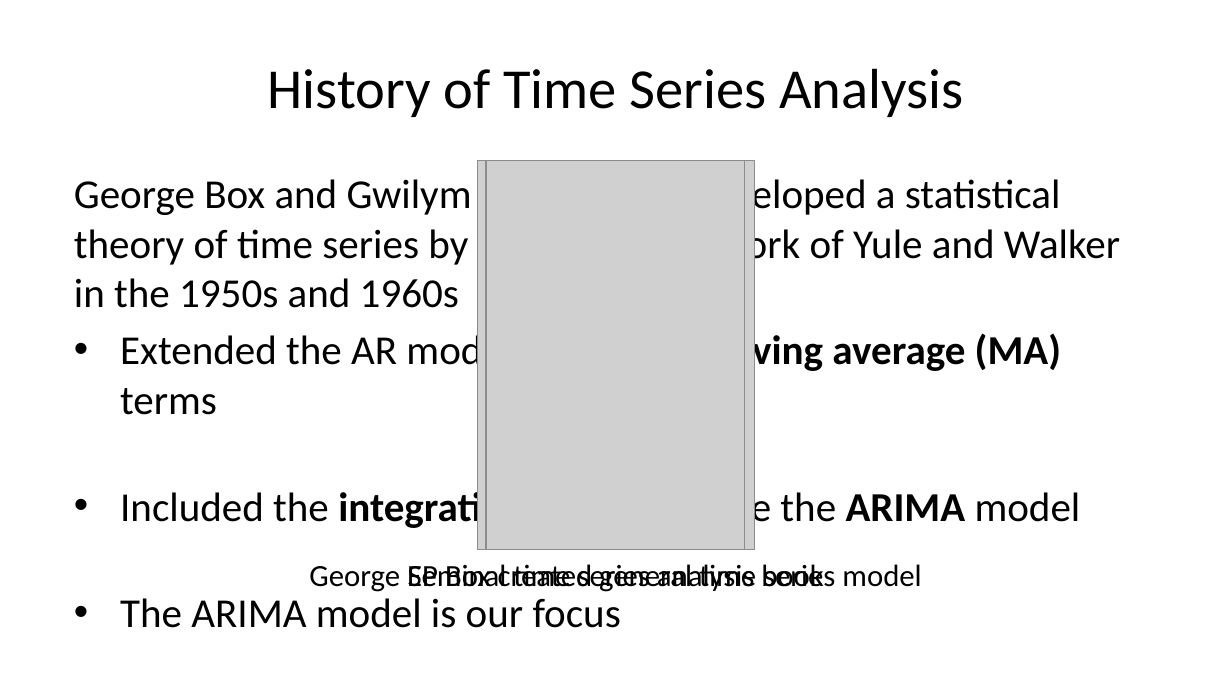
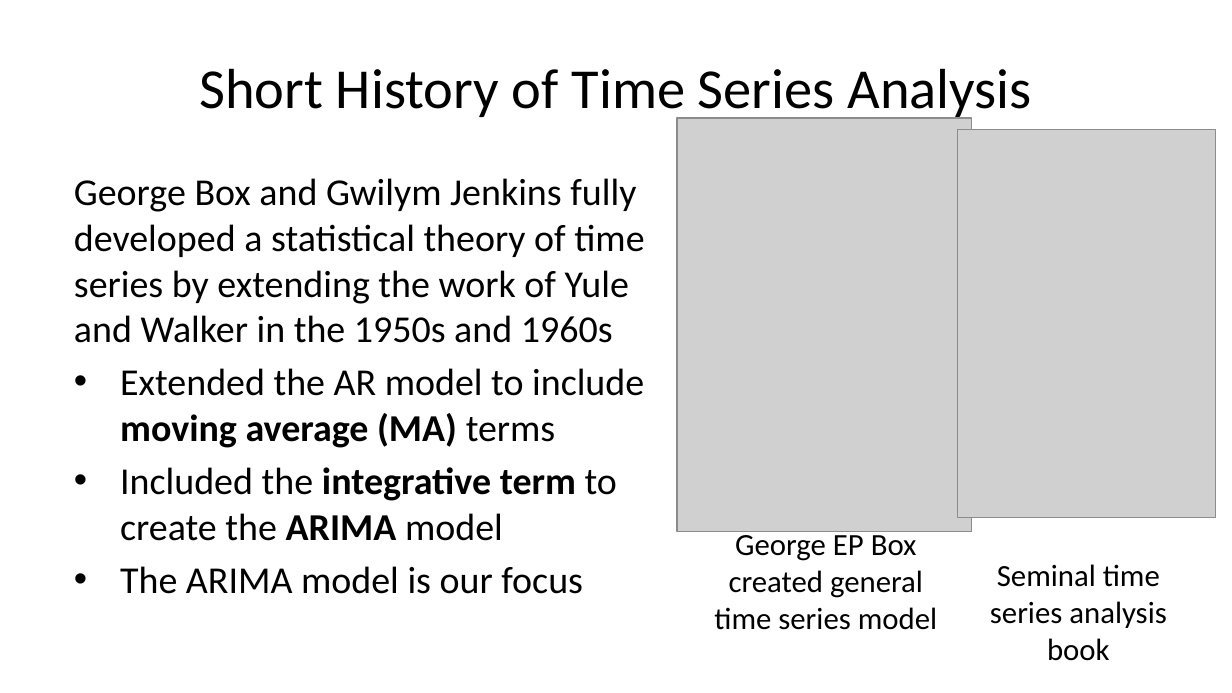
Before and after one commit to StephenElston/CSCI-E-83, a slide deck: slide 9 of LectureSlides/11_IntroductionToTimeSeries.pptx. Drawn at 1232x693 pixels with LibreOffice and Linux fonts; fonts in the diff are those of the drawing; grey boxes stand for pictures. Boxes give left, top, right and bottom in pixels: in the first picture for what was removed or moved away, otherwise in the second. Text is boxed around its words. In the diff, an @@ line names an element or a change of style, - is before the commit and + after.

```diff
--- a/LectureSlides/11_IntroductionToTimeSeries.pptx
+++ b/LectureSlides/11_IntroductionToTimeSeries.pptx
@@ title at (199, 68, 1031, 121): text changed @@
-History of Time Series Analysis
+Short History of Time Series Analysis
@@ picture: place and size @@
-picture at (478, 161, 755, 549)
+picture at (678, 118, 972, 531)
@@ picture: place and size @@
-picture at (485, 161, 744, 549)
+picture at (957, 129, 1216, 517)
@@ text "George Box and Gwilym Jenkins ..." at (74, 178, 644, 594): size 24 to 22.2 pt @@
@@ text "George EP Box created general ..." rewrapped from (309, 564, 921, 592) to (714, 530, 937, 630) @@
@@ text "Seminal time series analysis book" rewrapped from (408, 564, 835, 591) to (990, 564, 1167, 661) @@
```
Also in this commit, not shown: 18 other slides changed.
